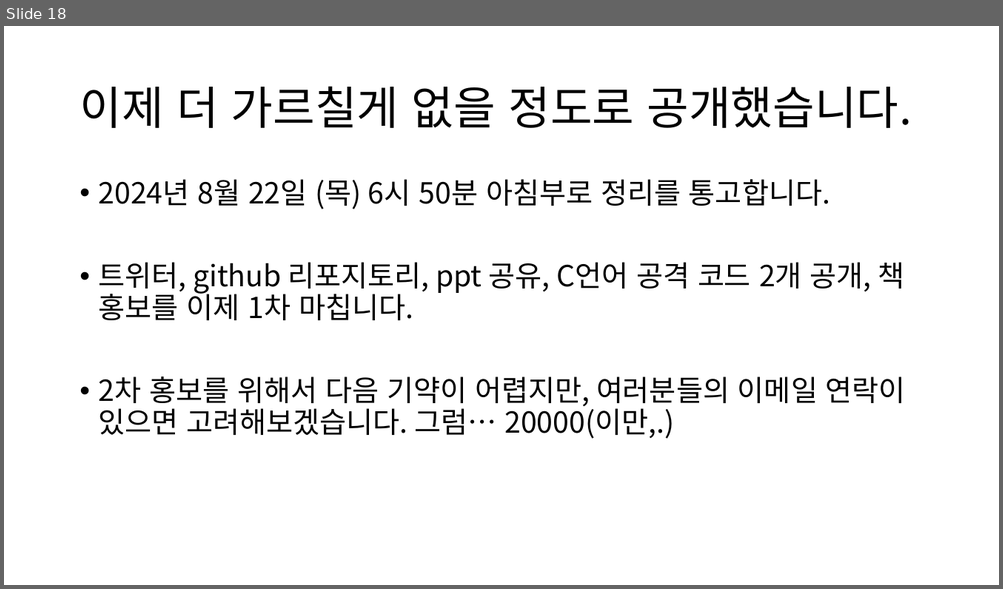
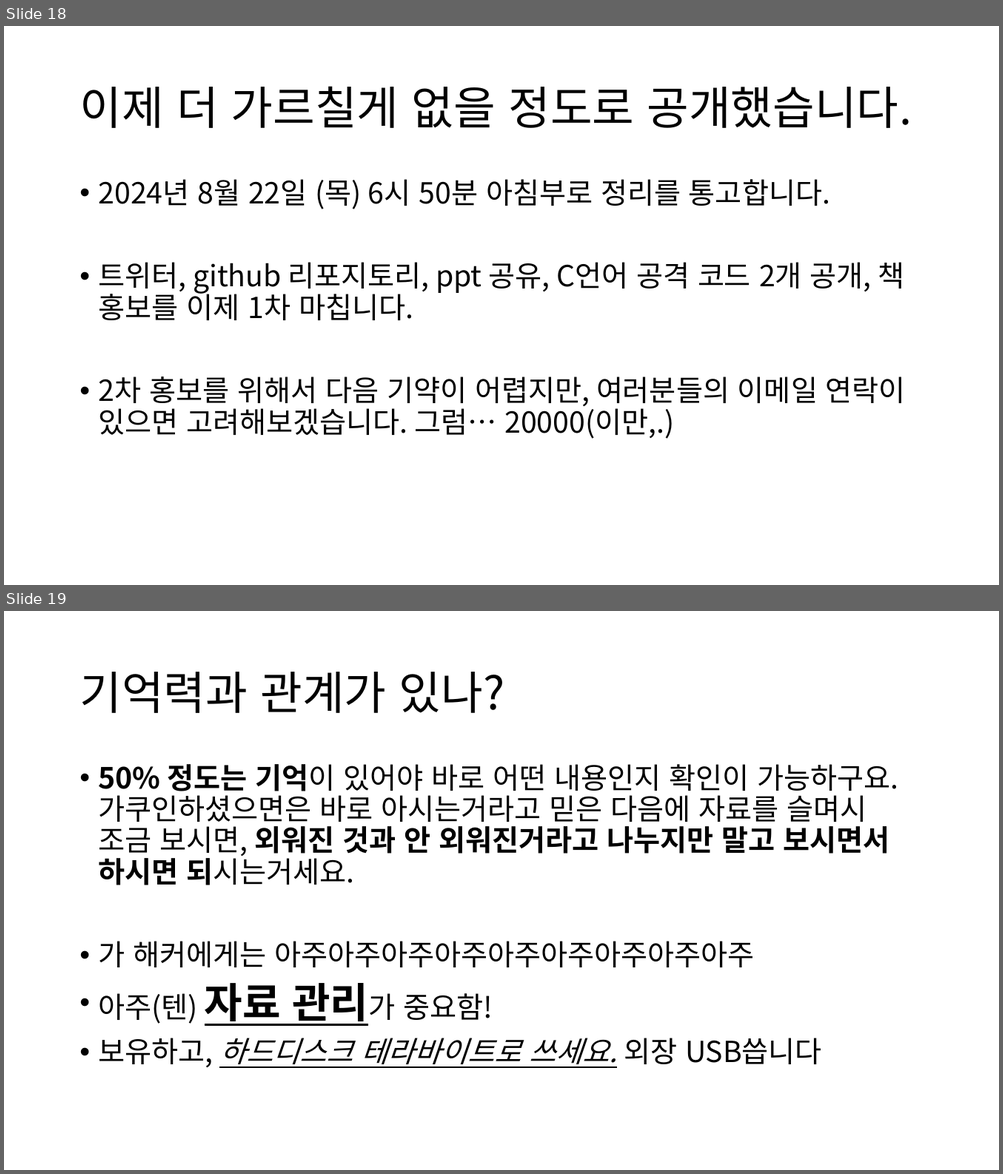
Before and after one commit to tkopppop/CveSs, a slide deck: 정경주 강의 노트.pptx. Shown one above the other, each under a label of ours: slide 18 before the commit, slides 18 and 19 after it. The pictures are 1003x589 and 1003x1174 pixels, drawn with LibreOffice and Linux fonts; fonts in the diff are those of the drawing. Boxes give left, top, right and bottom in pixels: in the first picture for what was removed or moved away, otherwise in the second. Text is boxed around its words. In the diff, an @@ line names an element or a change of style, - is before the commit and + after.

```diff
--- a/정경주 강의 노트.pptx
+++ b/정경주 강의 노트.pptx
@@ slide 19 added at (x1=4, y1=611, x2=999, y2=1170), background #FFFFFF @@
@@ title added at (x1=79, y1=672, x2=505, y2=713), 44 pt, text #000000 @@
+기억력과 관계가 있나?
@@ text added at (x1=99, y1=764, x2=898, y2=1068), 28 pt, text #000000 @@
+• 50% 정도는 기억이 있어야 바로 어떤 내용인지 확인이 가능하구요. 가쿠인하셨으면은 바로 아시는거라고 믿은 다음에 자료를 슬며시 조금 보시면, 외워진 것과 안 외워진거라고 나누지만 말고 보시면서 하시면 되시는거세요.
+• 가 해커에게는 아주아주아주아주아주아주아주아주아주
+• 아주(텐) 자료 관리가 중요함!
+• 보유하고, 하드디스크 테라바이트로 쓰세요. 외장 USB씁니다
```
Also in this commit, not shown: 3 other slides added.
